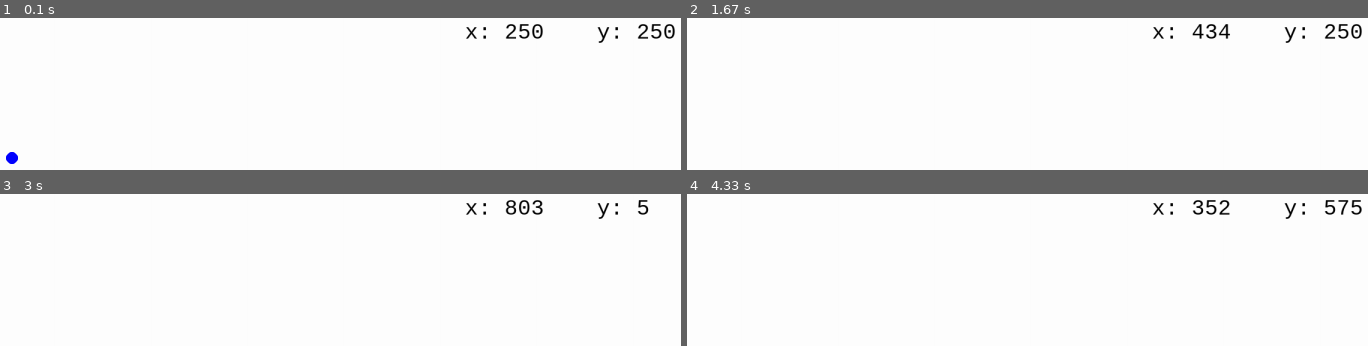
Above: before the commit, frames 1-4 (two rows, left to right).
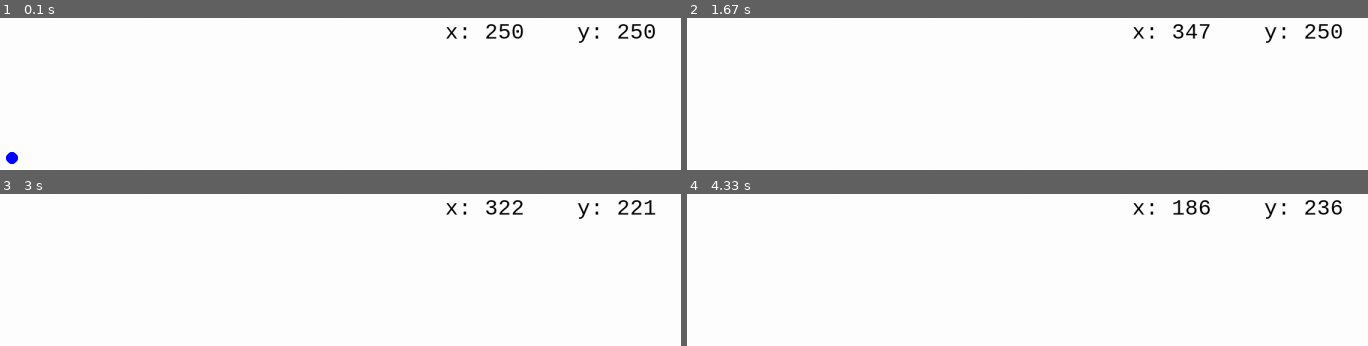
Above: after the commit, the same moments.

Repository: ColorLime90/intro_programmering
Game: pygame game, started from mastergame.py
Same seed, same stepped clock (60 frames per second), same inputs: the game is played once before the commit and once after it.
Inputs:
- Up to frame 1 (0.1 s): no input
- Up to frame 2 (1.67 s): hold Q 0.33-0.8 s; hold Right 0.33-0.8 s; tap A at 0.83 s; hold Right 1.17-1.63 s
- Up to frame 3 (3 s): hold Up 1.67-1.97 s; tap E at 1.82 s; hold Right 2-2.47 s; hold Left from 2.5 s (still down)
- Up to frame 4 (4.33 s): release Left at 3.03 s; hold Down 3.07-3.37 s; tap E at 3.22 s; hold Left 3.4-3.8 s; hold Up 3.83-4.2 s; hold Right from 4.23 s (still down)

The runs differ from the first frame. In frame 1, 1.4% of the frame differs, in the area x 65-100%, y 3-17%; in frame 2, 1.3%; in frame 3, 1.2%; in frame 4, 1.3%.

Commit message:
2025-04-28 Retardation

Diff:
--- a/mastergame.py
+++ b/mastergame.py
@@ -24,6 +24,9 @@
 y_speed = 0
 
 speed_max = 100
+acceleration = 0.2  # +
+retardation = 0.1   # -
+
 # Startposition
 x = 250
 y = 250
@@ -44,9 +47,7 @@
 ball.radius = 10
 
 antal_studs = 0
-cornertext = "x:       y:    "
-
-print(pygame.font.get_fonts())
+cornertext = "x: xxxx   y: yyy"
 
 font = pygame.font.Font(pygame.font.match_font("courier"), 36)
 text = font.render(cornertext, True, BLACK, WHITE)
@@ -108,20 +109,20 @@
 
 
     if move_left:
-        x_speed = x_speed - 0.2
+        x_speed = x_speed - acceleration
         if x_speed < -1 * speed_max:
             x_speed = -1 * speed_max
     if move_right:
-        x_speed = x_speed + 0.2
+        x_speed = x_speed + acceleration
         if x_speed > speed_max:
             x_speed = speed_max
 
     if move_up:
-        y_speed = y_speed - 0.2
+        y_speed = y_speed - acceleration
         if y_speed < -1 * speed_max:
             y_speed = -1 * speed_max
     if move_down:
-        y_speed = y_speed + 0.2
+        y_speed = y_speed + acceleration
         if y_speed > speed_max:
             y_speed = speed_max
 
@@ -141,7 +142,6 @@
 
     # --- Game logic should go here
 
-    y_speed + 0.1
 
     if x + x_speed > screen_width - ball.radius:
         x = screen_width - ball.radius
@@ -153,8 +153,6 @@
         x_speed *= -1
         print("studs vänster")
 
-    x += x_speed
-
 
     if y + y_speed > screen_height - ball.radius:
         y = screen_height - ball.radius
@@ -166,8 +164,30 @@
         y_speed *= -1
         print("studs uppe")
 
+
+    x += x_speed
+    if x_speed > 0:
+        if x_speed + retardation <= 0:
+            x_speed = 0
+        else:
+            x_speed -= retardation
+    if x_speed < 0:
+        if x_speed + retardation >= 0:
+            x_speed = 0
+        else:
+            x_speed += retardation
+
     y += y_speed
-
+    if y_speed > 0:
+        if y_speed + retardation <= 0:
+            y_speed = 0
+        else:
+            y_speed -= retardation
+    if y_speed < 0:
+        if y_speed + retardation >= 0:
+            y_speed = 0
+        else:
+            y_speed += retardation
 
     # Textwindows
     cornertext_x = str(int(x))
Not shown, changed: readme.md
